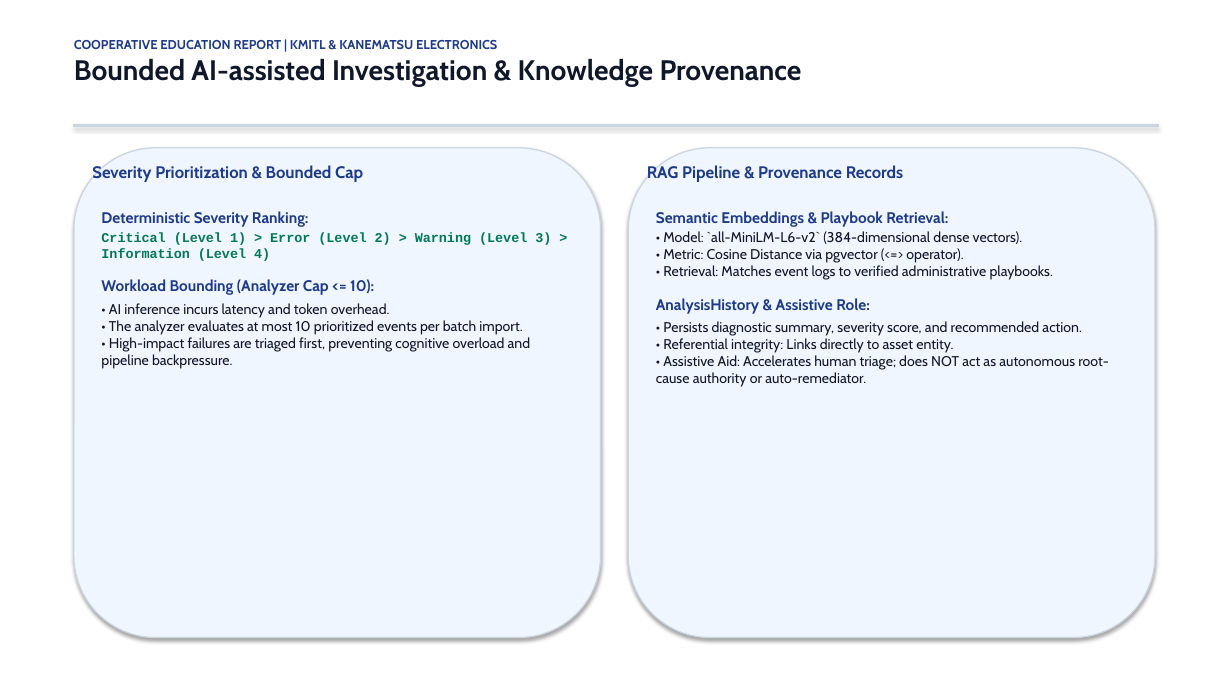
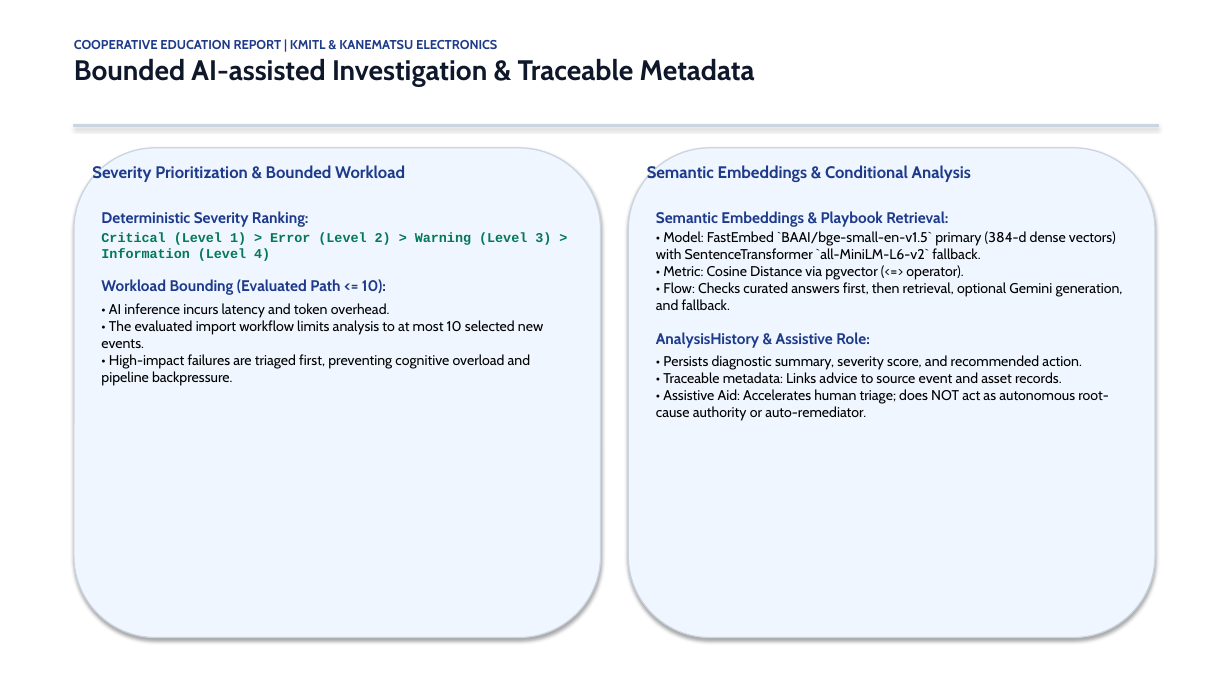
Before and after one commit to Ratthabhumi/EIMS, a slide deck: slide 9 of docs/presentation/EIMS_COOP_PRESENTATION_2026.pptx. Drawn at 1232x693 pixels with LibreOffice and Linux fonts; fonts in the diff are those of the drawing. Boxes give left, top, right and bottom in pixels: in the first picture for what was removed or moved away, otherwise in the second. Text is boxed around its words. In the diff, an @@ line names an element or a change of style, - is before the commit and + after.

```diff
--- a/docs/presentation/EIMS_COOP_PRESENTATION_2026.pptx
+++ b/docs/presentation/EIMS_COOP_PRESENTATION_2026.pptx
@@ text at bbox=[74, 58, 755, 86]: text changed @@
-Bounded AI-assisted Investigation & Knowledge Provenance
+Bounded AI-assisted Investigation & Traceable Metadata
@@ text at bbox=[92, 165, 405, 182]: text changed @@
-Severity Prioritization & Bounded Cap
+Severity Prioritization & Bounded Workload
@@ text at bbox=[647, 165, 971, 182]: text changed @@
-RAG Pipeline & Provenance Records
+Semantic Embeddings & Conditional Analysis
@@ text at bbox=[656, 231, 1123, 310]: text changed; text colour #0F172A to #000000 @@
-• Model: `all-MiniLM-L6-v2` (384-dimensional dense vectors).
-• Metric: Cosine Distance via pgvector (<=> operator).
-• Retrieval: Matches event logs to verified administrative playbooks.
+• Model: FastEmbed `BAAI/bge-small-en-v1.5` primary (384-d dense vectors) with SentenceTransformer `all-MiniLM-L6-v2` fallback.
+• Metric: Cosine Distance via pgvector (<=> operator).
+• Flow: Checks curated answers first, then retrieval, optional Gemini generation, and fallback.
@@ text at bbox=[101, 279, 543, 385]: text changed; text colour #0F172A to #000000 @@
-Workload Bounding (Analyzer Cap <= 10):
-• AI inference incurs latency and token overhead.
-• The analyzer evaluates at most 10 prioritized events per batch import.
-• High-impact failures are triaged first, preventing cognitive overload and pipeline backpressure.
+Workload Bounding (Evaluated Path <= 10):
+• AI inference incurs latency and token overhead.
+• The evaluated import workflow limits analysis to at most 10 selected new events.
+• High-impact failures are triaged first, preventing cognitive overload and pipeline backpressure.
@@ text at bbox=[656, 355, 1109, 421]: text changed; text colour #0F172A to #000000 @@
-• Persists diagnostic summary, severity score, and recommended action.
-• Referential integrity: Links directly to asset entity.
-• Assistive Aid: Accelerates human triage; does NOT act as autonomous root-cause authority or auto-remediator.
+• Persists diagnostic summary, severity score, and recommended action.
+• Traceable metadata: Links advice to source event and asset records.
+• Assistive Aid: Accelerates human triage; does NOT act as autonomous root-cause authority or auto-remediator.
```
Also in this commit, not shown: 14 other slides changed, 16 other files.
